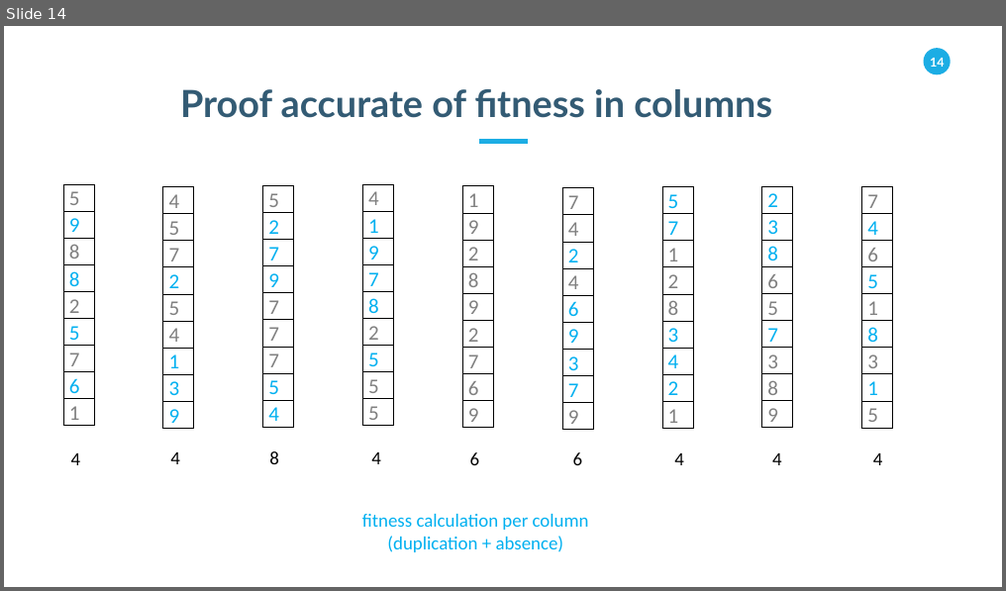
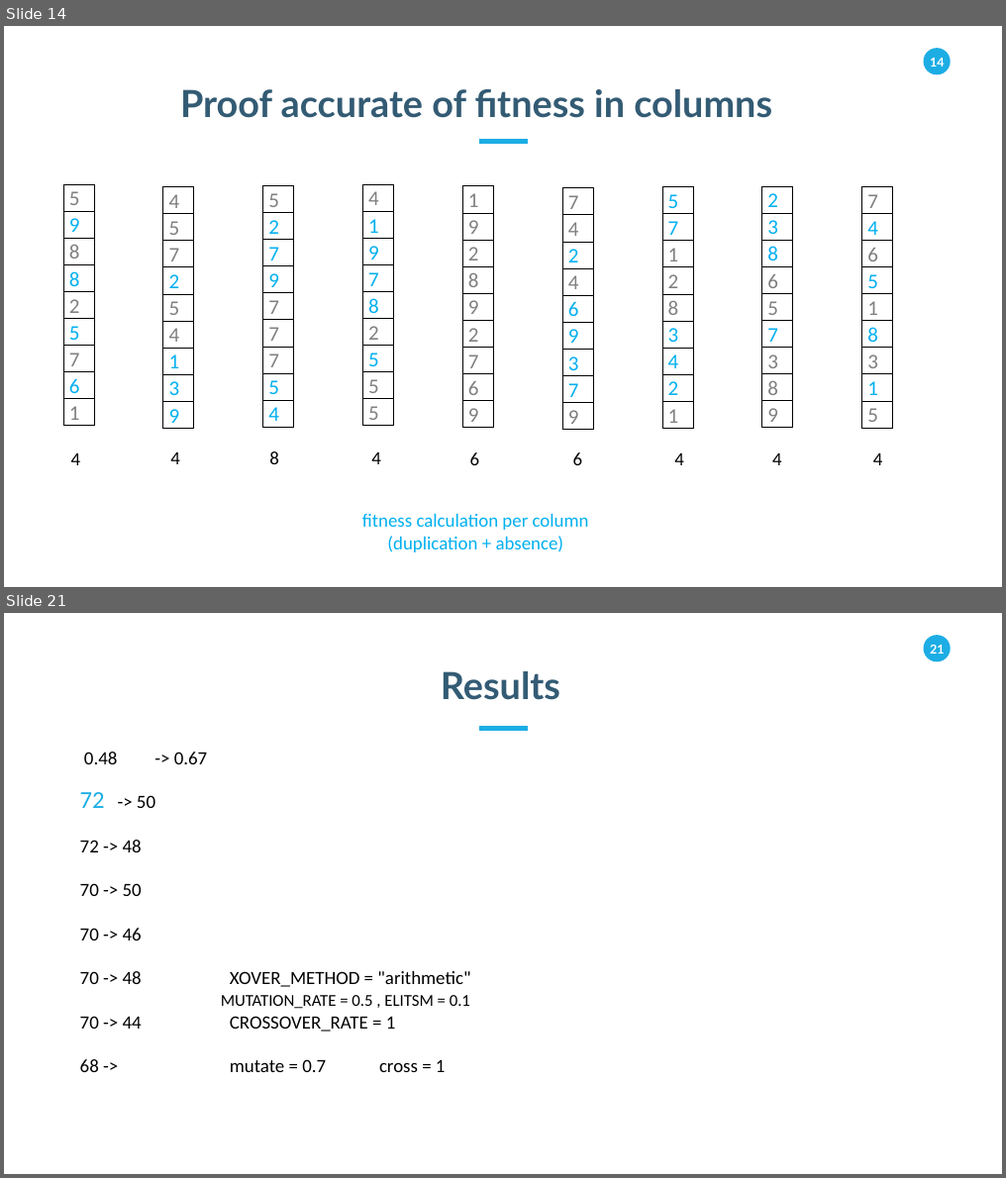
Before and after one commit to salehafzoon/sudoku-solver-with-ga, a slide deck: presentation.pptx. Shown one above the other, each under a label of ours: slide 14 before the commit, slides 14 and 21 after it; the slides between them are not shown. The pictures are 1006x591 and 1006x1178 pixels, drawn with LibreOffice and Linux fonts; fonts in the diff are those of the drawing. Boxes give left, top, right and bottom in pixels: in the first picture for what was removed or moved away, otherwise in the second. Text is boxed around its words. In the diff, an @@ line names an element or a change of style, - is before the commit and + after.

```diff
--- a/presentation.pptx
+++ b/presentation.pptx
@@ slide 21 added at [4,613,1002,1174], background #FFFFFF; not listed: 2 template elements that a slide beside it also shows @@
@@ text added at [441,671,560,700], 36 pt, text #335B74, bold @@
+Results
@@ line added from (479, 728) to (528, 728), #1CADE4 4.5 pt @@
@@ text added at [80,752,470,1072], 18 pt, text #000000 @@
+0.48 -> 0.67
+72 -> 50
+72 -> 48
+70 -> 50
+70 -> 46
+70 -> 48 XOVER_METHOD = "arithmetic"
+70 -> 44 CROSSOVER_RATE = 1
+68 -> mutate = 0.7 cross = 1
@@ text added at [221,995,470,1009], 16 pt, text #000000 @@
+MUTATION_RATE = 0.5 , ELITSM = 0.1
```
Also in this commit, not shown: 7 other slides added, 6 other files.
